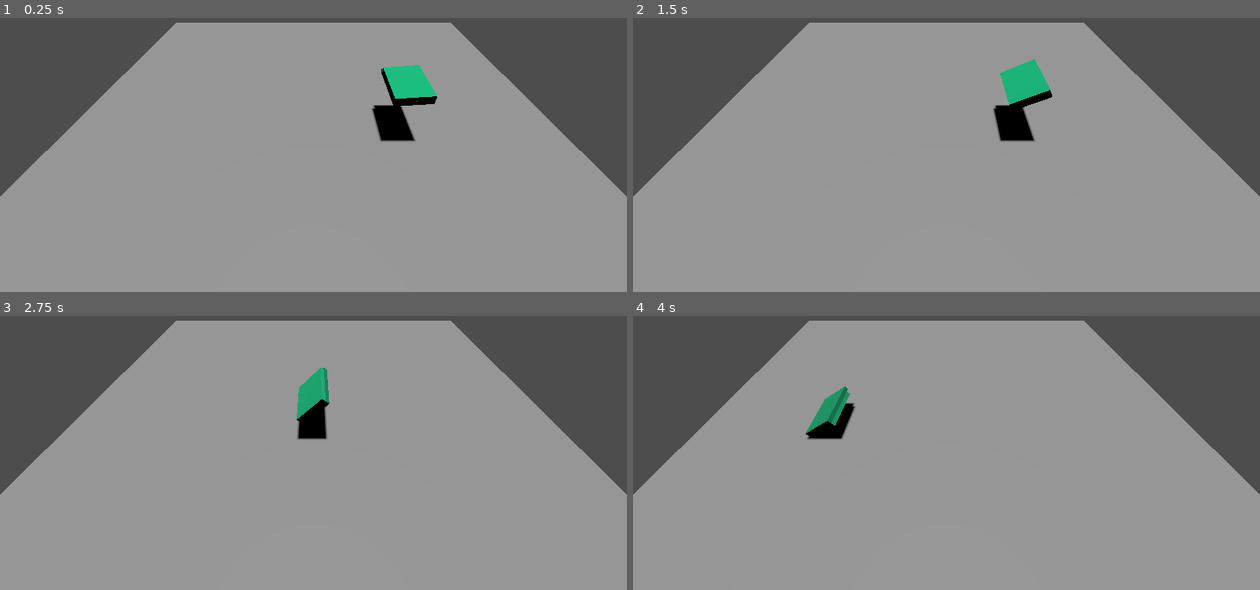
Above: before the commit, frames 1-4 (two rows, left to right).
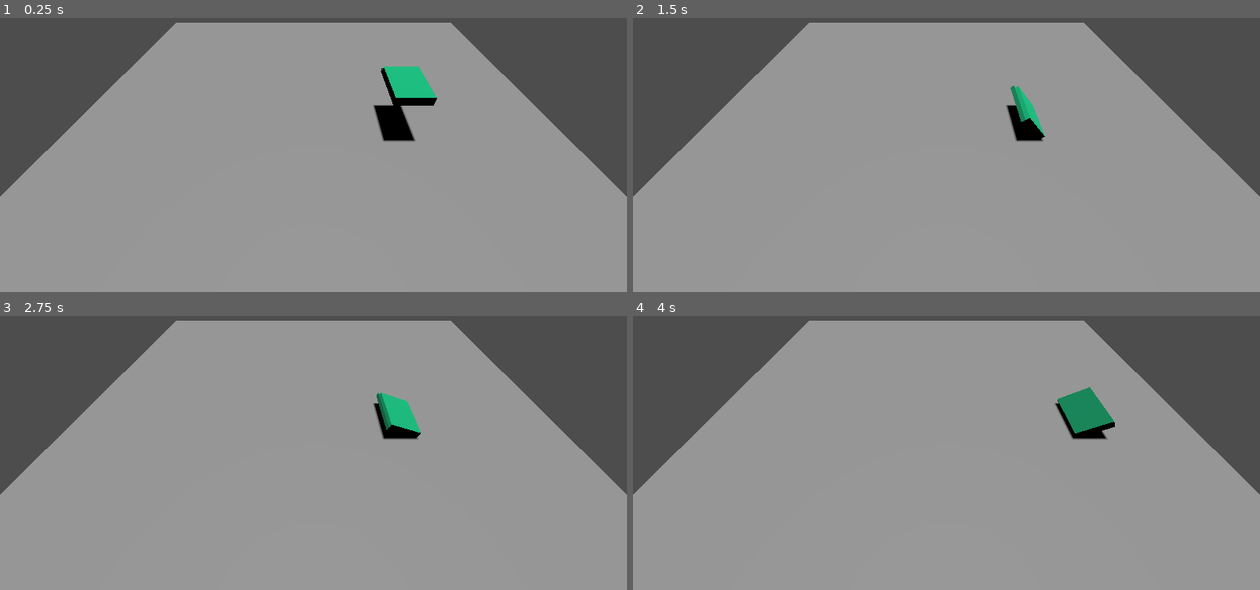
Above: after the commit, the same moments.

Repository: niqzart/godot-tiltrotor
Game: Godot game, scene res://scenes/main/main.tscn
Same seed, same stepped clock (60 frames per second), same inputs: the game is played once before the commit and once after it.
Inputs:
- Up to frame 1 (0.25 s): no input
- Up to frame 2 (1.5 s): hold Down (right_rotor_down, bound only after the commit) 0.53-1.28 s; hold S (left_rotor_down, bound only after the commit) from 1.28 s (still down)
- Up to frame 3 (2.75 s): release S (left_rotor_down, bound only after the commit) at 2.03 s; hold Down (right_rotor_down, bound only after the commit) from 2.03 s (still down)
- Up to frame 4 (4 s): release Down (right_rotor_down, bound only after the commit) at 2.78 s; hold W (left_rotor_up, bound only after the commit) 2.78-3.53 s; hold S (left_rotor_down, bound only after the commit) from 3.53 s (still down)

The runs differ from the first frame. In frame 1, 0.2% of the frame differs, in the area x 59-70%, y 17-46%; in frame 2, 1.5%; in frame 3, 2.0%; in frame 4, 2.1%, in the area x 27-77%, y 25-46%.

Commit message:
feat: per-rotor power controls (for rolling)

Diff:
--- a/project.godot
+++ b/project.godot
@@ -20,6 +20,29 @@
 version_control/plugin_name="GitPlugin"
 version_control/autoload_on_startup=true
 
+[input]
+
+left_rotor_up={
+"deadzone": 0.2,
+"events": [Object(InputEventKey,"resource_local_to_scene":false,"resource_name":"","device":-1,"window_id":0,"alt_pressed":false,"shift_pressed":false,"ctrl_pressed":false,"meta_pressed":false,"pressed":false,"keycode":0,"physical_keycode":87,"key_label":0,"unicode":119,"location":0,"echo":false,"script":null)
+]
+}
+left_rotor_down={
+"deadzone": 0.2,
+"events": [Object(InputEventKey,"resource_local_to_scene":false,"resource_name":"","device":-1,"window_id":0,"alt_pressed":false,"shift_pressed":false,"ctrl_pressed":false,"meta_pressed":false,"pressed":false,"keycode":0,"physical_keycode":83,"key_label":0,"unicode":115,"location":0,"echo":false,"script":null)
+]
+}
+right_rotor_up={
+"deadzone": 0.2,
+"events": [Object(InputEventKey,"resource_local_to_scene":false,"resource_name":"","device":-1,"window_id":0,"alt_pressed":false,"shift_pressed":false,"ctrl_pressed":false,"meta_pressed":false,"pressed":false,"keycode":0,"physical_keycode":4194320,"key_label":0,"unicode":0,"location":0,"echo":false,"script":null)
+]
+}
+right_rotor_down={
+"deadzone": 0.2,
+"events": [Object(InputEventKey,"resource_local_to_scene":false,"resource_name":"","device":-1,"window_id":0,"alt_pressed":false,"shift_pressed":false,"ctrl_pressed":false,"meta_pressed":false,"pressed":false,"keycode":0,"physical_keycode":4194322,"key_label":0,"unicode":0,"location":0,"echo":false,"script":null)
+]
+}
+
 [physics]
 
 3d/default_gravity=10.0
--- a/scenes/tiltrotor/tiltrotor.gd
+++ b/scenes/tiltrotor/tiltrotor.gd
@@ -1,16 +1,23 @@
 extends RigidBody3D
 
 
-var is_first = true
+func _physics_process(_delta: float) -> void:
+    var right_force: Vector3 = self.transform.basis.y
+    var left_force: Vector3 = self.transform.basis.y
 
+    if Input.is_action_pressed("right_rotor_up"):
+        right_force *= 10
+    elif Input.is_action_pressed("right_rotor_down"):
+        right_force *= -10
+    else:
+        right_force *= 5
 
-func _physics_process(_delta: float) -> void:
-    var right_force: Vector3 = self.transform.basis.y * 5
-    var left_force: Vector3 = self.transform.basis.y * 5
-
-    if is_first:
-        right_force *= 4
-        is_first = false
+    if Input.is_action_pressed("left_rotor_up"):
+        left_force *= 10
+    elif Input.is_action_pressed("left_rotor_down"):
+        left_force *= -10
+    else:
+        left_force *= 5
 
     self.apply_force(right_force, self.transform.basis.x * 2)
     self.apply_force(left_force, self.transform.basis.x * -2)
